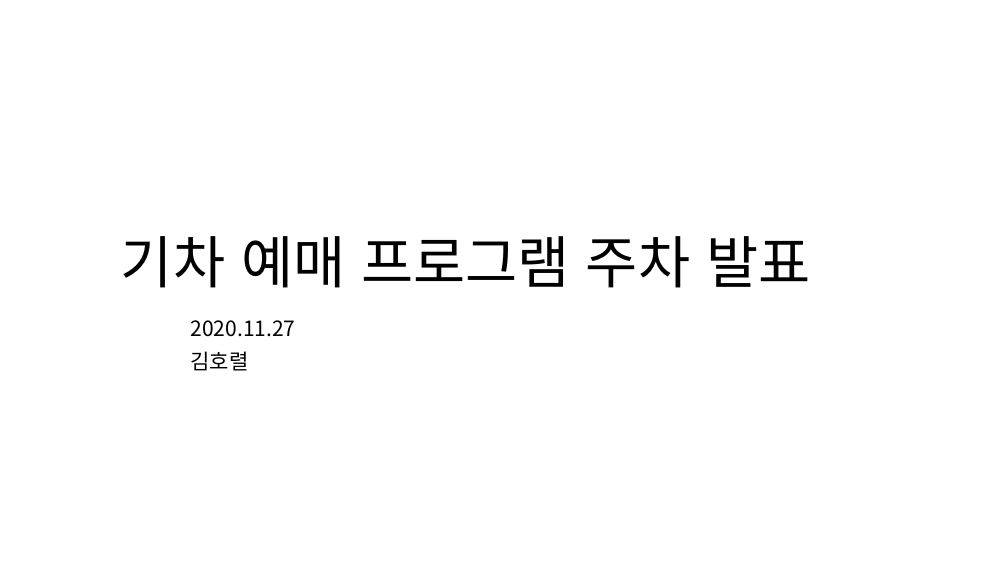
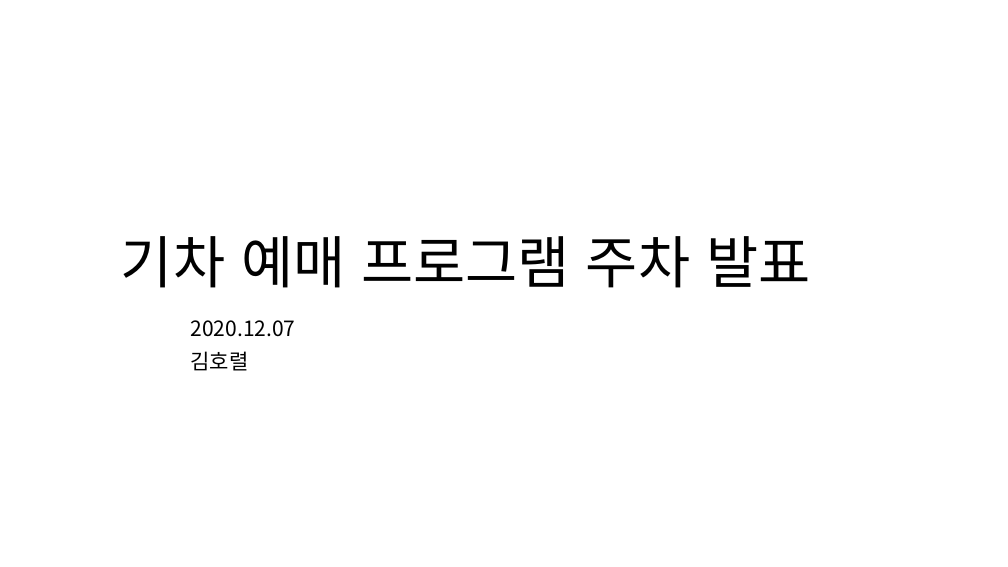
Before and after one commit to eeeeyeot/JAVATrainTicketing, a slide deck: slide 1 of 작업한 내용/기차 예매 프로그램 주차 발표.pptx. Drawn at 1008x567 pixels with LibreOffice and Linux fonts; fonts in the diff are those of the drawing; background and template pictures are left out. Boxes give left, top, right and bottom in pixels: in the first picture for what was removed or moved away, otherwise in the second. Text is boxed around its words. In the diff, an @@ line names an element or a change of style, - is before the commit and + after.

Commit message:
2020_12_06 3주차발표  ppt

```diff
--- a/작업한 내용/기차 예매 프로그램 주차 발표.pptx
+++ b/작업한 내용/기차 예매 프로그램 주차 발표.pptx
@@ subtitle at bbox=[191, 320, 296, 337]: text changed @@
-2020.11.27
+2020.12.07
```
Also in this commit, not shown: 2 other slides changed, 14 slides added, 3 other files.
